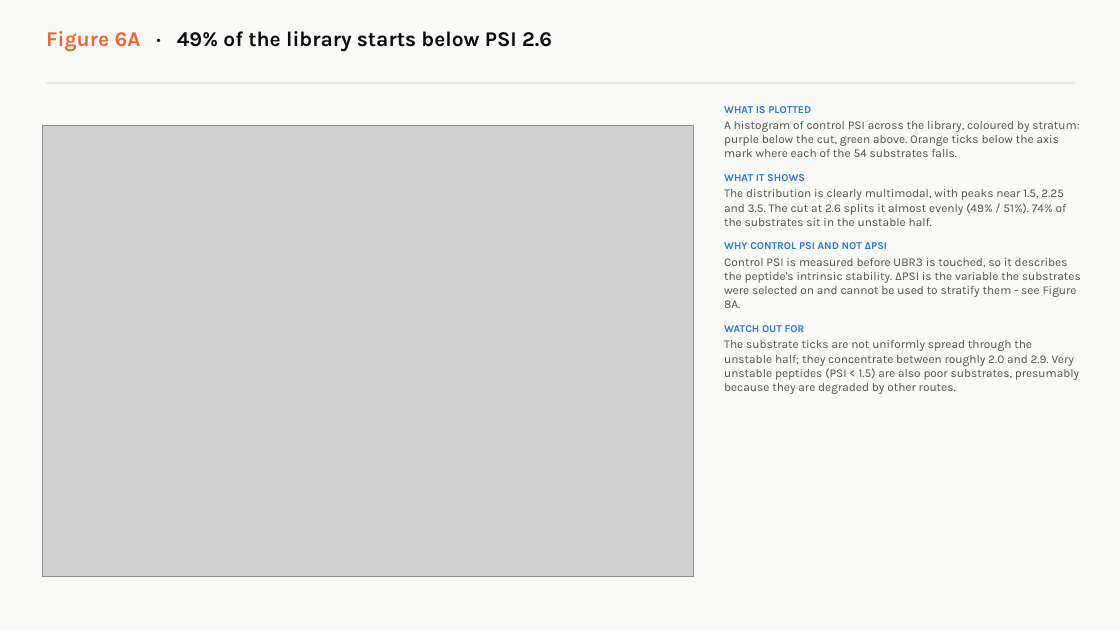
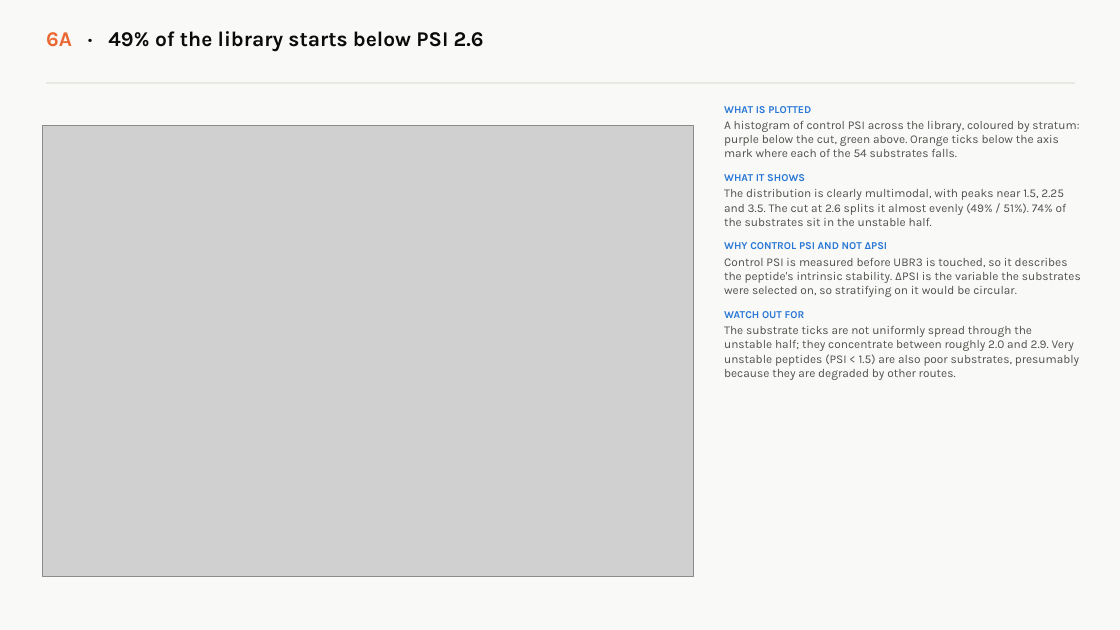
Before and after one commit to idobleicher/dianaMega, a slide deck: slide 21 of ubr3_PG_reviewer/UBR3_figures_explained.pptx (slide 26 before the commit). Drawn at 1120x630 pixels with LibreOffice and Linux fonts; fonts in the diff are those of the drawing; grey boxes stand for pictures. Boxes give left, top, right and bottom in pixels: in the first picture for what was removed or moved away, otherwise in the second. Text is boxed around its words. In the diff, an @@ line names an element or a change of style, - is before the commit and + after.

```diff
--- a/ubr3_PG_reviewer/UBR3_figures_explained.pptx
+++ b/ubr3_PG_reviewer/UBR3_figures_explained.pptx
@@ text at (46,31,484,52): text changed @@
-Figure 6A · 49% of the library starts below PSI 2.6
+6A · 49% of the library starts below PSI 2.6
@@ text at (724,258,1081,297): text changed @@
-Control PSI is measured before UBR3 is touched, so it describes the peptide's intrinsic stability. ΔPSI is the variable the substrates were selected on and cannot be used to stratify them - see Figure 8A.
+Control PSI is measured before UBR3 is touched, so it describes the peptide's intrinsic stability. ΔPSI is the variable the substrates were selected on, so stratifying on it would be circular.
```
Also in this commit, not shown: 29 other slides changed, 4 slides added, 14 slides removed, 38 other files.
